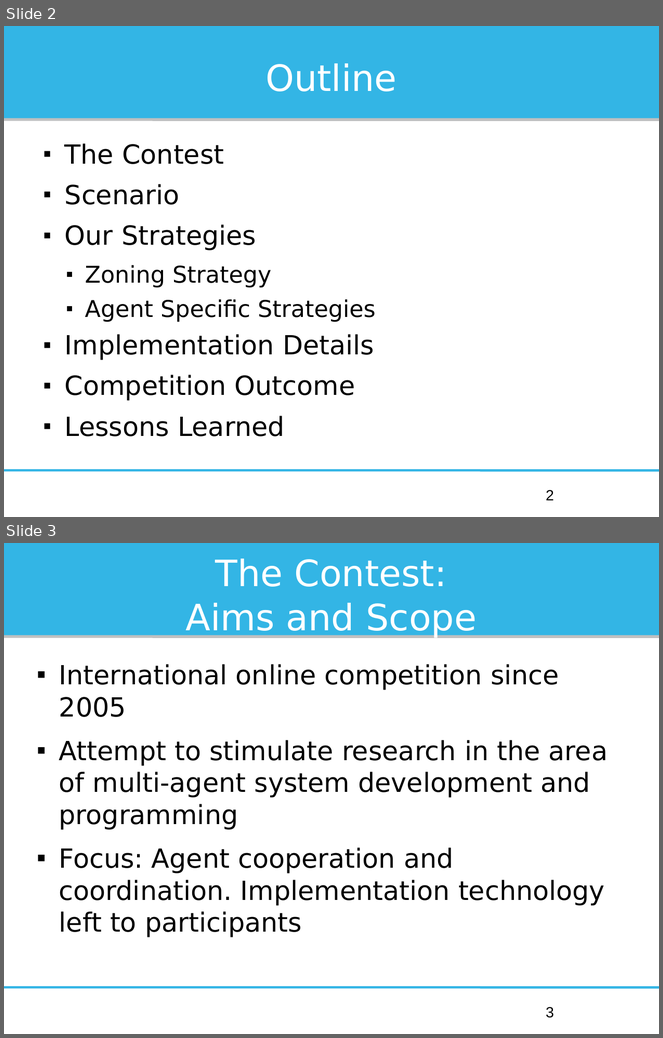
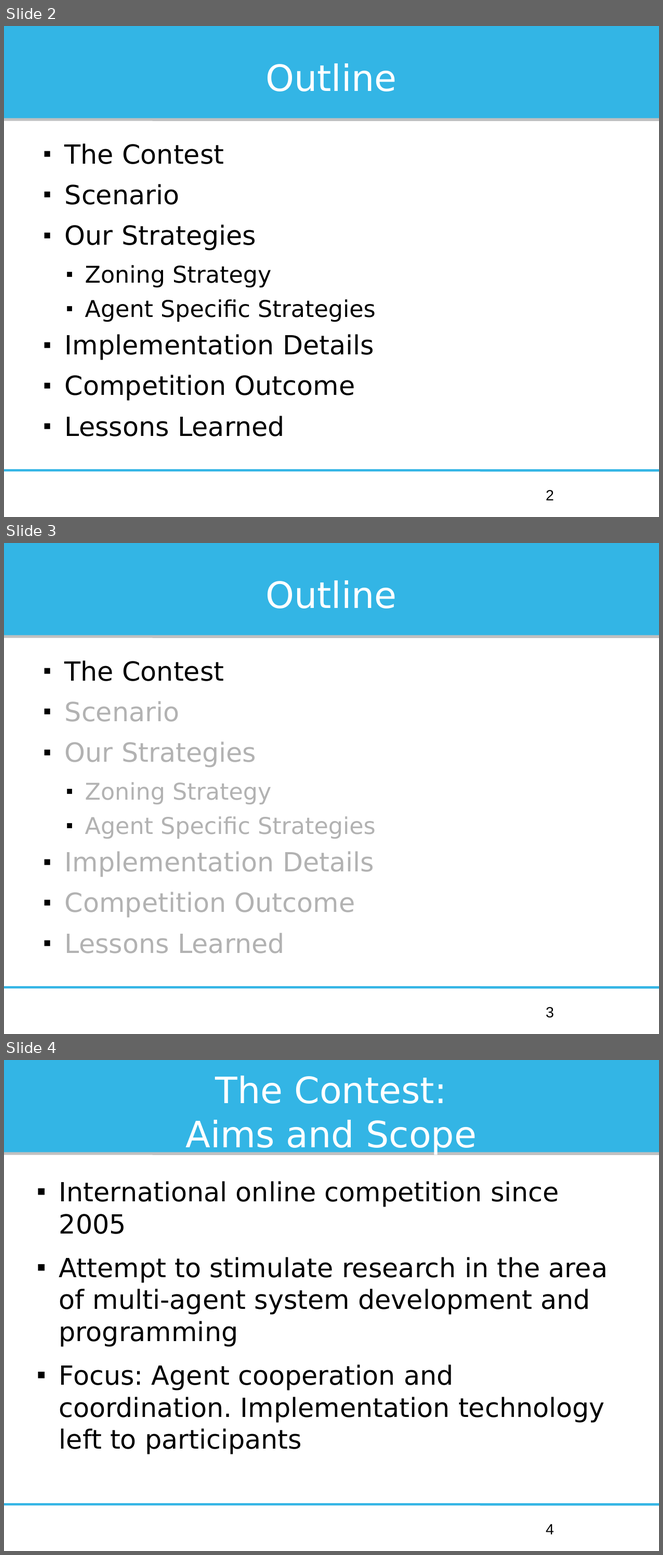
Before and after one commit to Institute-Web-Science-and-Technologies/mapc, a slide deck: Oberseminar/presentation.odp. Shown one above the other, each under a label of ours: slides 2 and 3 before the commit, slides 2, 3 and 4 after it. The pictures are 663x1038 and 663x1555 pixels, drawn with LibreOffice and Linux fonts; fonts in the diff are those of the drawing. Boxes give left, top, right and bottom in pixels: in the first picture for what was removed or moved away, otherwise in the second. Text is boxed around its words. In the diff, an @@ line names an element or a change of style, - is before the commit and + after.

Commit message:
New: Added outlines in between the presentation slides as demanded since a8f3f1985b54ad6a8e19d46f8accfb240dfe9865.

```diff
--- a/Oberseminar/presentation.odp
+++ b/Oberseminar/presentation.odp
@@ slide 3 added at [4, 543, 659, 1034], background #FFFFFF; not listed: 3 template elements that a slide beside it also shows @@
@@ title added at [266, 580, 397, 609], 44 pt, text #FFFFFF @@
+Outline
@@ text added at [65, 661, 376, 954], 32 pt, text #B2B2B2 @@
+■ The Contest
+■ Scenario
+■ Our Strategies
+  ■ Zoning Strategy
+  ■ Agent Specific Strategies
+■ Implementation Details
+■ Competition Outcome
+■ Lessons Learned
@@ page number added at [546, 1007, 554, 1018], 18 pt, text #000000 @@
+3
@@ what was slide 3 is now slide 4 @@
@@ page number at [546, 1524, 554, 1535]: text changed @@
-3
+4
```
Also in this commit, not shown: 2 slides changed, 7 other slides added, 1 other file.
